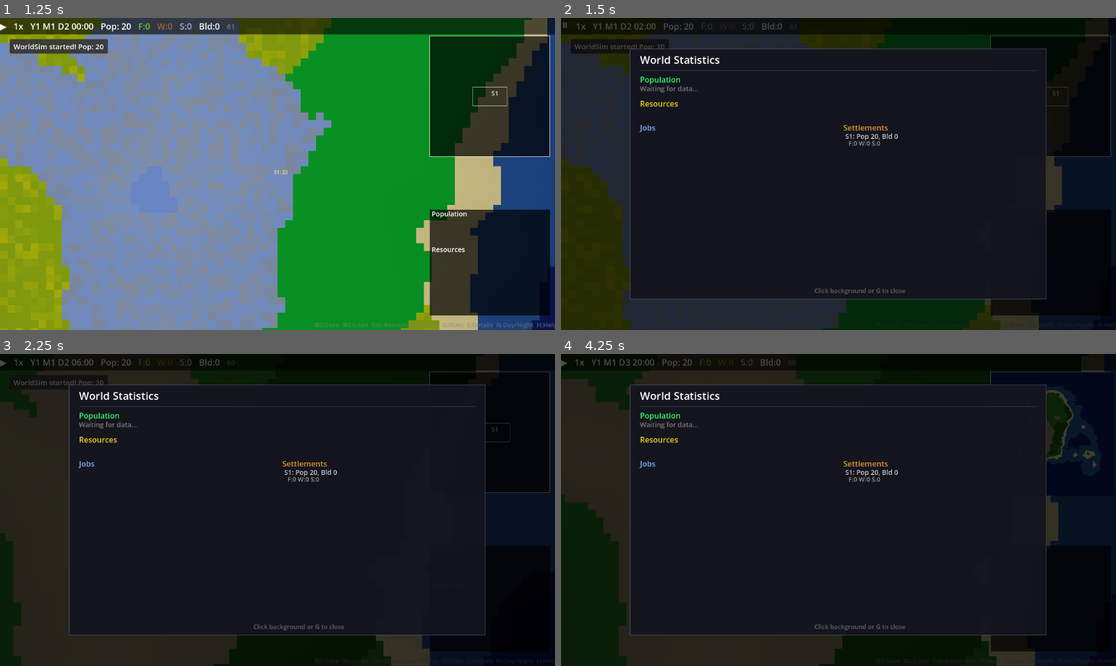
Above: before the commit, frames 1-4 (two rows, left to right).
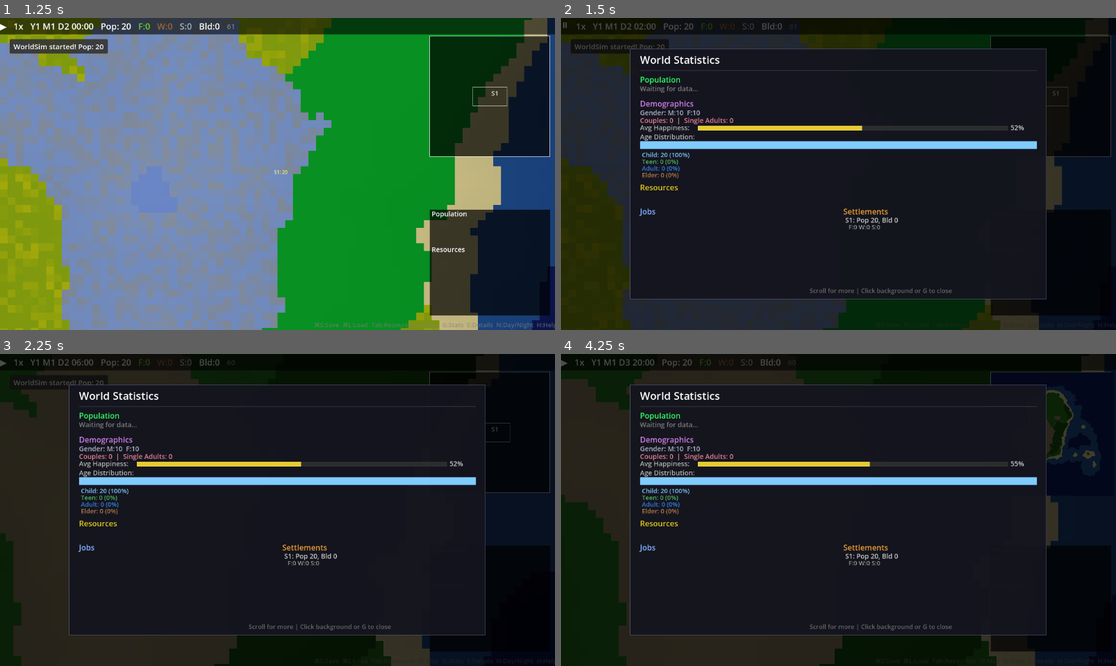
Above: after the commit, the same moments.

Repository: hyunlord/new-world
Game: Godot game, scene res://scenes/main/main.tscn
Two runs of this game, one before a commit and one after it. Both use one fixed random seed, a clock stepped at 60 frames per second and the inputs below.
Inputs (mouse positions are in pixels of both pictures, inside the frame that each line leads up to):
- Up to frame 1 (1.25 s): tap Enter at 0.5 s; drag from (488, 96) to (333, 105) at 0.52 s
- Up to frame 2 (1.5 s): drag from (1049, 261) to (810, 236) at 1.27 s
- Up to frame 3 (2.25 s): tap Space at 2 s; move the mouse to (333, 441) at 2.02 s; hold D from 2.03 s (still down); tap Tab at 2.1 s; click (333, 441) at 2.17 s
- Up to frame 4 (4.25 s): release D at 2.75 s; drag from (810, 572) to (672, 463) at 2.77 s; tap Enter at 3.5 s; move the mouse to (1005, 556) at 3.52 s; hold A from 3.53 s (still down); tap G at 3.6 s; click (1005, 556) at 3.67 s; tap Space at 3.77 s

Frame 1 is identical in both runs. In frame 2, 4.1% of the frame differs, in the area x 14-86%, y 26-89%; in frame 3, 4.1%; in frame 4, 4.2%.

Commit message:
feat(ui): stats detail panel demographics + Phase 2 docs finalization (T-1130)
Add Demographics section (gender/couples/happiness/age distribution) to
stats detail panel with scroll support. Complete Phase 2 documentation:
GAME_BALANCE (personality/emotions/relationships/family), VISUAL_GUIDE
(detail panel colors/bars), SYSTEMS, ARCHITECTURE updated.

Co-Authored-By: Claude Opus 4.6 <noreply@anthropic.com>

Diff:
--- a/scripts/ui/hud.gd
+++ b/scripts/ui/hud.gd
@@ -141,7 +141,7 @@
 
 	if _stats_recorder != null:
 		_stats_detail_panel = StatsDetailPanelClass.new()
-		_stats_detail_panel.init(_stats_recorder, _settlement_manager)
+		_stats_detail_panel.init(_stats_recorder, _settlement_manager, _entity_manager, _relationship_manager)
 		_popup_manager.add_stats_panel(_stats_detail_panel)
 
 	if _entity_manager != null:
--- a/scripts/ui/stats_detail_panel.gd
+++ b/scripts/ui/stats_detail_panel.gd
@@ -3,14 +3,22 @@
 
 var _stats_recorder: RefCounted
 var _settlement_manager: RefCounted
+var _entity_manager: RefCounted
+var _relationship_manager: RefCounted
 
 const GRAPH_HEIGHT: float = 120.0
 const SECTION_GAP: float = 10.0
 
-
-func init(stats_recorder: RefCounted, settlement_manager: RefCounted = null) -> void:
+## Scroll state
+var _scroll_offset: float = 0.0
+var _content_height: float = 0.0
+
+
+func init(stats_recorder: RefCounted, settlement_manager: RefCounted = null, entity_manager: RefCounted = null, relationship_manager: RefCounted = null) -> void:
 	_stats_recorder = stats_recorder
 	_settlement_manager = settlement_manager
+	_entity_manager = entity_manager
+	_relationship_manager = relationship_manager
 
 
 func _process(_delta: float) -> void:
@@ -18,6 +26,16 @@
 		queue_redraw()
 
 
+func _gui_input(event: InputEvent) -> void:
+	if event is InputEventMouseButton and event.pressed:
+		if event.button_index == MOUSE_BUTTON_WHEEL_DOWN:
+			_scroll_offset = minf(_scroll_offset + 30.0, maxf(0.0, _content_height - size.y + 40.0))
+			accept_event()
+		elif event.button_index == MOUSE_BUTTON_WHEEL_UP:
+			_scroll_offset = maxf(_scroll_offset - 30.0, 0.0)
+			accept_event()
+
+
 func _draw() -> void:
 	if not visible or _stats_recorder == null:
 		return
@@ -30,7 +48,7 @@
 
 	var font: Font = ThemeDB.fallback_font
 	var cx: float = 20.0
-	var cy: float = 30.0
+	var cy: float = 30.0 - _scroll_offset
 
 	# Title
 	draw_string(font, Vector2(cx, cy), "World Statistics", HORIZONTAL_ALIGNMENT_LEFT, -1, GameConfig.get_font_size("popup_title"), Color.WHITE)
@@ -43,14 +61,36 @@
 
 	cy = _draw_population_section(font, cx, cy, content_w)
 	cy += SECTION_GAP
+
+	# Demographics section (couples, age distribution, happiness)
+	if _entity_manager != null:
+		cy = _draw_demographics_section(font, cx, cy, content_w)
+		cy += SECTION_GAP
+
 	cy = _draw_resource_section(font, cx, cy, content_w)
 	cy += SECTION_GAP
 
+	var jobs_y: float = cy
 	_draw_jobs_section(font, cx, cy, half_w)
 	_draw_settlements_section(font, cx + half_w + 20, cy, half_w)
 
+	# Estimate the end of the two-column section
+	var history: Array = _stats_recorder.history
+	if not history.is_empty():
+		var snap: Dictionary = history[history.size() - 1]
+		var job_rows: int = 5
+		var settlement_rows: int = 0
+		if _settlement_manager != null:
+			var active: Array = _settlement_manager.get_active_settlements()
+			settlement_rows = active.size() * 2 + 1
+		var max_rows: int = maxi(job_rows + 2, settlement_rows + 1)
+		cy = jobs_y + 20.0 + float(max_rows) * 14.0
+
+	# Track content height for scrolling
+	_content_height = cy + _scroll_offset + 40.0
+
 	# Footer hint
-	draw_string(font, Vector2(panel_w * 0.5 - 50, panel_h - 12), "Click background or G to close", HORIZONTAL_ALIGNMENT_CENTER, -1, GameConfig.get_font_size("popup_small"), Color(0.4, 0.4, 0.4))
+	draw_string(font, Vector2(panel_w * 0.5 - 60, panel_h - 12), "Scroll for more | Click background or G to close", HORIZONTAL_ALIGNMENT_CENTER, -1, GameConfig.get_font_size("popup_small"), Color(0.4, 0.4, 0.4))
 
 
 func _draw_population_section(font: Font, x: float, y: float, w: float) -> float:
@@ -87,6 +127,107 @@
 	]
 	draw_string(font, Vector2(x, y + 12), pop_line, HORIZONTAL_ALIGNMENT_LEFT, -1, GameConfig.get_font_size("popup_body"), Color(0.8, 0.8, 0.8))
 	return y + 18.0
+
+
+func _draw_demographics_section(font: Font, x: float, y: float, w: float) -> float:
+	draw_string(font, Vector2(x, y + 14), "Demographics", HORIZONTAL_ALIGNMENT_LEFT, -1, GameConfig.get_font_size("popup_heading"), Color(0.8, 0.5, 0.9))
+	y += 20.0
+
+	var alive: Array = _entity_manager.get_alive_entities()
+	if alive.is_empty():
+		draw_string(font, Vector2(x, y + 12), "No population", HORIZONTAL_ALIGNMENT_LEFT, -1, GameConfig.get_font_size("popup_body"), Color(0.5, 0.5, 0.5))
+		return y + 20.0
+
+	# Count age stages, couples, happiness
+	var child_count: int = 0
+	var teen_count: int = 0
+	var adult_count: int = 0
+	var elder_count: int = 0
+	var couple_count: int = 0
+	var single_adult_count: int = 0
+	var total_happiness: float = 0.0
+	var male_count: int = 0
+	var female_count: int = 0
+
+	for i in range(alive.size()):
+		var e: RefCounted = alive[i]
+		match e.age_stage:
+			"child":
+				child_count += 1
+			"teen":
+				teen_count += 1
+			"adult":
+				adult_count += 1
+			"elder":
+				elder_count += 1
+
+		if e.gender == "male":
+			male_count += 1
+		else:
+			female_count += 1
+
+		total_happiness += e.emotions.get("happiness", 0.5)
+
+		# Count couples (only count each pair once — count from one side)
+		if e.partner_id >= 0 and e.id < e.partner_id:
+			couple_count += 1
+		if e.partner_id < 0 and (e.age_stage == "adult" or e.age_stage == "elder"):
+			single_adult_count += 1
+
+	var total: int = alive.size()
+	var avg_happiness: float = total_happiness / float(total) if total > 0 else 0.0
+
+	# Gender line
+	draw_string(font, Vector2(x, y + 12), "Gender: M:%d  F:%d" % [male_count, female_count], HORIZONTAL_ALIGNMENT_LEFT, -1, GameConfig.get_font_size("popup_body"), Color(0.7, 0.7, 0.8))
+	y += 16.0
+
+	# Couples line
+	draw_string(font, Vector2(x, y + 12), "Couples: %d  |  Single Adults: %d" % [couple_count, single_adult_count], HORIZONTAL_ALIGNMENT_LEFT, -1, GameConfig.get_font_size("popup_body"), Color(0.9, 0.5, 0.6))
+	y += 16.0
+
+	# Average happiness bar
+	draw_string(font, Vector2(x, y + 11), "Avg Happiness:", HORIZONTAL_ALIGNMENT_LEFT, -1, GameConfig.get_font_size("popup_body"), Color(0.7, 0.7, 0.7))
+	var bar_x: float = x + 120.0
+	var bar_w: float = w - 180.0
+	var bar_h: float = 10.0
+	draw_rect(Rect2(bar_x, y + 2, bar_w, bar_h), Color(0.2, 0.2, 0.2, 0.8))
+	var happy_color: Color = Color(0.9, 0.8, 0.2) if avg_happiness >= 0.4 else Color(0.9, 0.3, 0.2)
+	draw_rect(Rect2(bar_x, y + 2, bar_w * clampf(avg_happiness, 0.0, 1.0), bar_h), happy_color)
+	draw_string(font, Vector2(bar_x + bar_w + 5, y + 11), "%d%%" % int(avg_happiness * 100), HORIZONTAL_ALIGNMENT_LEFT, -1, GameConfig.get_font_size("popup_body"), Color(0.8, 0.8, 0.8))
+	y += 18.0
+
+	# Age distribution bar
+	draw_string(font, Vector2(x, y + 12), "Age Distribution:", HORIZONTAL_ALIGNMENT_LEFT, -1, GameConfig.get_font_size("popup_body"), Color(0.7, 0.7, 0.7))
+	y += 16.0
+
+	var age_bar_x: float = x
+	var age_bar_w: float = w
+	var age_bar_h: float = 16.0
+	var age_data: Array = [
+		{"label": "Child", "count": child_count, "color": Color(0.5, 0.8, 1.0)},
+		{"label": "Teen", "count": teen_count, "color": Color(0.3, 0.7, 0.4)},
+		{"label": "Adult", "count": adult_count, "color": Color(0.2, 0.5, 0.9)},
+		{"label": "Elder", "count": elder_count, "color": Color(0.7, 0.5, 0.3)},
+	]
+
+	var bx: float = age_bar_x
+	for idx in range(age_data.size()):
+		var ad: Dictionary = age_data[idx]
+		var aw: float = float(ad.count) / float(total) * age_bar_w if total > 0 else 0.0
+		if aw > 0.0:
+			draw_rect(Rect2(bx, y, aw, age_bar_h), ad.color)
+		bx += aw
+
+	y += age_bar_h + 6.0
+
+	# Age legend
+	for idx in range(age_data.size()):
+		var ad: Dictionary = age_data[idx]
+		var pct: int = int(float(ad.count) / float(total) * 100.0) if total > 0 else 0
+		draw_string(font, Vector2(x + 4, y + 11), "%s: %d (%d%%)" % [ad.label, ad.count, pct], HORIZONTAL_ALIGNMENT_LEFT, -1, GameConfig.get_font_size("popup_small"), ad.color)
+		y += 14.0
+
+	return y
 
 
 func _draw_resource_section(font: Font, x: float, y: float, w: float) -> float:
Not shown, changed: docs/ARCHITECTURE.md
Not shown, changed: docs/CHANGELOG.md
Not shown, changed: docs/GAME_BALANCE.md
Not shown, changed: docs/SYSTEMS.md
Not shown, changed: docs/VISUAL_GUIDE.md
